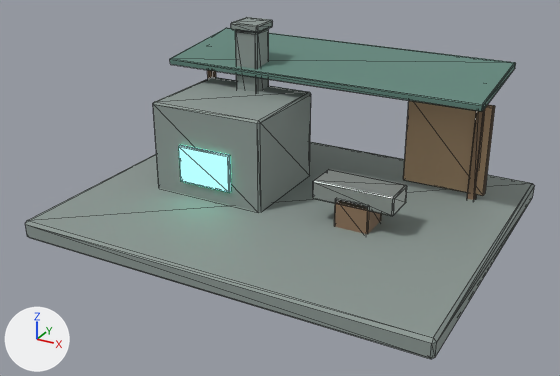
The glTF model assets/original/lumenreach_architecture/LumenForgeYard.glb as it was, and as the next commit left it.
Camera for both pictures: a 50 mm camera at (21.3, -40.5, 22.2) aimed at (-0.1, -1.6, 2.7). Lighting does not change. The marker at lower left points along +X, +Y and +Z. The first picture is the older version. Mesh edges are drawn as thin lines. Vertices at exactly the same position are counted once.

Objects in the first picture: 'LumenForgeYard'.
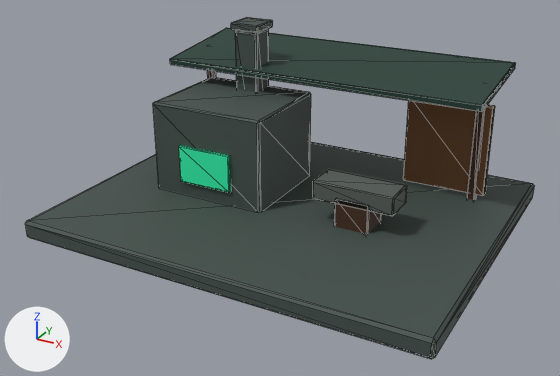
Boxes (x1, y1, x2, y2) around the edits, measured in the pictures (560 x 376 px; the box of a moved part takes in the faces that stretch with it):
```json
{"object": "LumenForgeYard", "change": "reshaped, recoloured, surface changed", "before": [25, 17, 534, 359], "after": [25, 17, 534, 359], "on screen": "darker"}
{"part": 1, "of": "me_cube_432", "change": "moved or reshaped", "before": [467, 109, 485, 200], "after": [207, 70, 216, 78], "on screen": "mostly hidden afterwards"}
{"part": 2, "of": "me_cube_432", "change": "moved or reshaped", "before": [179, 17, 407, 216], "after": [179, 17, 485, 200]}
{"part": 3, "of": "me_cube_432", "change": "moved or reshaped", "before": [207, 70, 216, 78], "after": [313, 169, 407, 216], "on screen": "mostly hidden before"}
{"part": 4, "of": "me_cube_432", "change": "recoloured", "before": [25, 17, 534, 359], "after": [25, 29, 534, 359], "on screen": "darker"}
{"part": 5, "of": "me_cube_432", "change": "recoloured", "before": [179, 145, 231, 192], "after": [231, 17, 273, 33]}
{"part": 6, "of": "me_cube_432", "change": "recoloured", "before": [207, 70, 485, 234], "after": [207, 70, 407, 234]}
{"part": 7, "of": "me_cube_432", "change": "recoloured", "before": [313, 169, 407, 216], "after": [467, 109, 485, 200]}
{"part": 8, "of": "me_cube_432", "change": "recoloured", "before": [170, 28, 516, 111], "after": [170, 28, 516, 111], "on screen": "darker"}
{"part": 9, "of": "me_cube_432", "change": "recoloured", "before": [403, 101, 495, 196], "after": [403, 101, 495, 196], "on screen": "beige to brown"}
{"part": 10, "of": "me_cube_432", "change": "surface changed", "before": [25, 17, 534, 359], "after": [25, 17, 534, 359], "on screen": "darker"}
```

Edits to the scene script, one JSON object a line:
```json
{"op": "add", "block": "img_lumen_palette", "code": ["img_lumen_palette = load_image('lumen_palette', '_unpacked/lumen_palette', 64, 64, 'sRGB')"]}
{"op": "add", "block": "mat_el_lumenreachpalette", "code": ["mat_el_lumenreachpalette = principled_material('EL_LumenreachPalette')", "mat_el_lumenreachpalette.texture = img_lumen_palette", "mat_el_lumenreachpalette.roughness = 0.72"]}
{"block": "me_cube_432", "where": "me_cube_432.from_pydata(...)  # 264 vertices, 484 faces; spans x -13.1..13.1, y -10.6..10.6, z -0.6..11.1"}
{"block": "me_cube_432", "where": "# used by ob_lumenforgeyard; location = (0.0, 0.0, 0.6)"}
{"block": "me_cube_432", "change": "me_cube_432 part 1: the loose piece of 24 vertices spanning x 9.8..10.2, y 5.8..6.2, z 0.4..8.4 is moved by (-20.0, 0.0, 0.0)"}
{"block": "me_cube_432", "change": "me_cube_432 part 2: 96 of 264 vertices moved; they spanned x -6.9..7.6, y -2.7..4.6, z 0.6..11.1 and now span x -6.9..10.2, y -2.7..6.2, z 0.4..11.1; mean shift (1.2, 1.7, 0.4); largest move (2.5, -2.1, 3.2) -> (9.8, 5.8, 8.4)"}
{"block": "me_cube_432", "change": "me_cube_432 part 3: 24 of 264 vertices moved; they spanned x -10.2..-9.8, y 5.8..6.2, z 0.4..8.4 and now span x 2.4..7.6, y -2.1..0.1, z 2.1..3.3; mean shift (15.0, -7.0, -1.7); largest move (-9.8, 5.8, 8.4) -> (7.6, -2.0, 3.2)"}
{"block": "me_cube_432", "change": "me_cube_432 part 4: all 176 faces that had it switch from mat_el_stone (grey #8b9793) to mat_el_lumenreachpalette (picture img_lumen_palette)"}
{"block": "me_cube_432", "change": "me_cube_432 part 5: all 44 faces that had it switch from mat_el_lumen (green #76f9d7, glowing green #78ffdc) to mat_el_lumenreachpalette (picture img_lumen_palette)"}
{"block": "me_cube_432", "change": "me_cube_432 part 6: all 132 faces that had it switch from mat_el_wood (brown #8e7359) to mat_el_lumenreachpalette (picture img_lumen_palette)"}
{"block": "me_cube_432", "change": "me_cube_432 part 7: all 44 faces that had it switch from mat_el_metal (grey #9ea4a0) to mat_el_lumenreachpalette (picture img_lumen_palette)"}
{"block": "me_cube_432", "change": "me_cube_432 part 8: all 44 faces that had it switch from mat_el_roof_alt (green #61867c) to mat_el_lumenreachpalette (picture img_lumen_palette)"}
{"block": "me_cube_432", "change": "me_cube_432 part 9: all 44 faces that had it switch from mat_el_wood_light (beige #b59776) to mat_el_lumenreachpalette (picture img_lumen_palette)"}
{"block": "me_cube_432", "change": "me_cube_432 part 10: texture (UV) coordinates of 484 of 484 faces, centred in x -13.1..13.1, y -10.6..10.6, z -0.6..11.1, changed; they spanned u 0.12..0.87, v 0.0..1.0 and now span u 0.12..0.88, v 0.38..0.88"}
```
